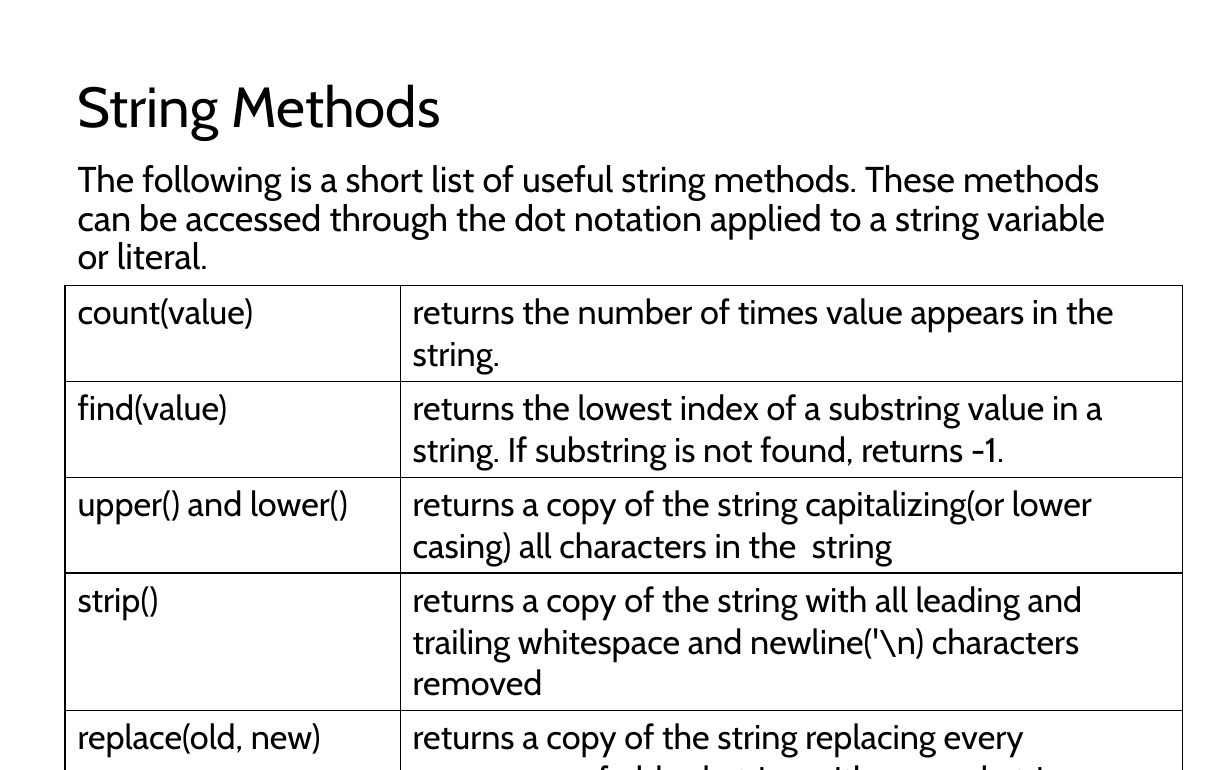
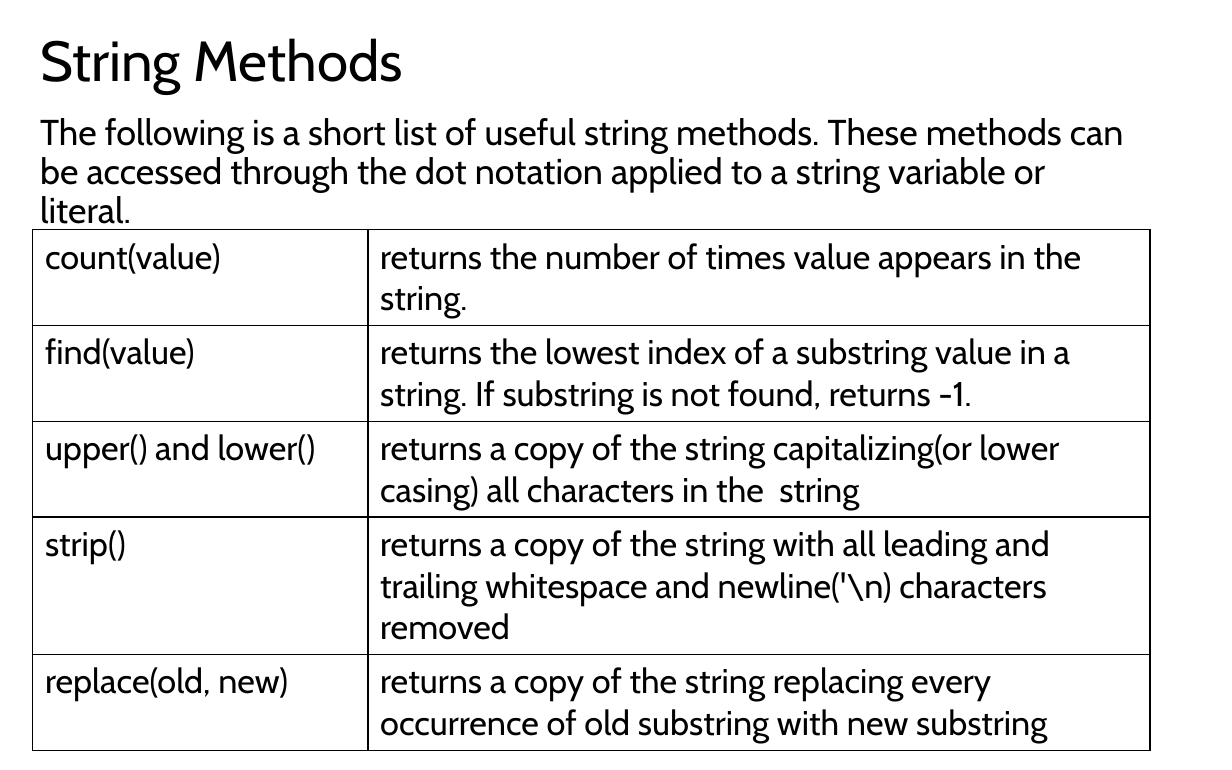
Before and after one commit to LongBaoNguyen/longbaonguyen.github.io, a slide deck: slide 21 of courses/apcsp/lect7.pptx (slide 20 before the commit). Drawn at 1232x770 pixels with LibreOffice and Linux fonts; fonts in the diff are those of the drawing. Boxes give left, top, right and bottom in pixels: in the first picture for what was removed or moved away, otherwise in the second. Text is boxed around its words. In the diff, an @@ line names an element or a change of style, - is before the commit and + after.

```diff
--- a/courses/apcsp/lect7.pptx
+++ b/courses/apcsp/lect7.pptx
@@ title "String Methods": place and size @@
-title "String Methods" at bbox=[78, 84, 441, 140]
+title "String Methods" at bbox=[40, 38, 404, 94]
@@ text "The following is a short ..." rewrapped from bbox=[78, 165, 1105, 270] to bbox=[40, 118, 1124, 230] @@
@@ table: place and size @@
-table at bbox=[65, 286, 1183, 762]
+table at bbox=[33, 230, 1151, 748]
```
Also in this commit, not shown: 16 other slides changed, 2 slides added, 3 other files.
